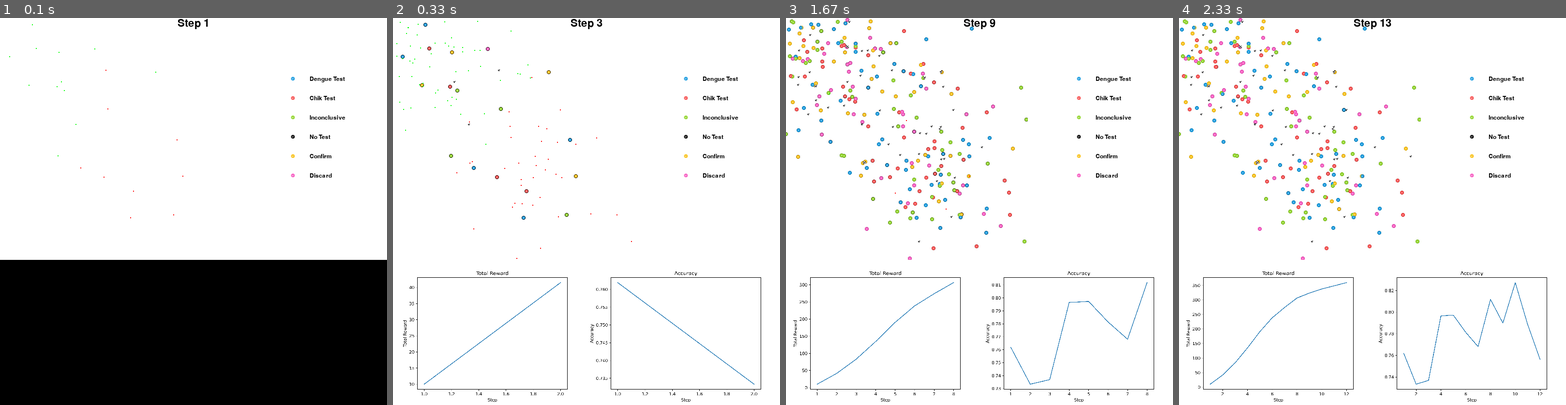
Above: before the commit, frames 1-4 (left to right).
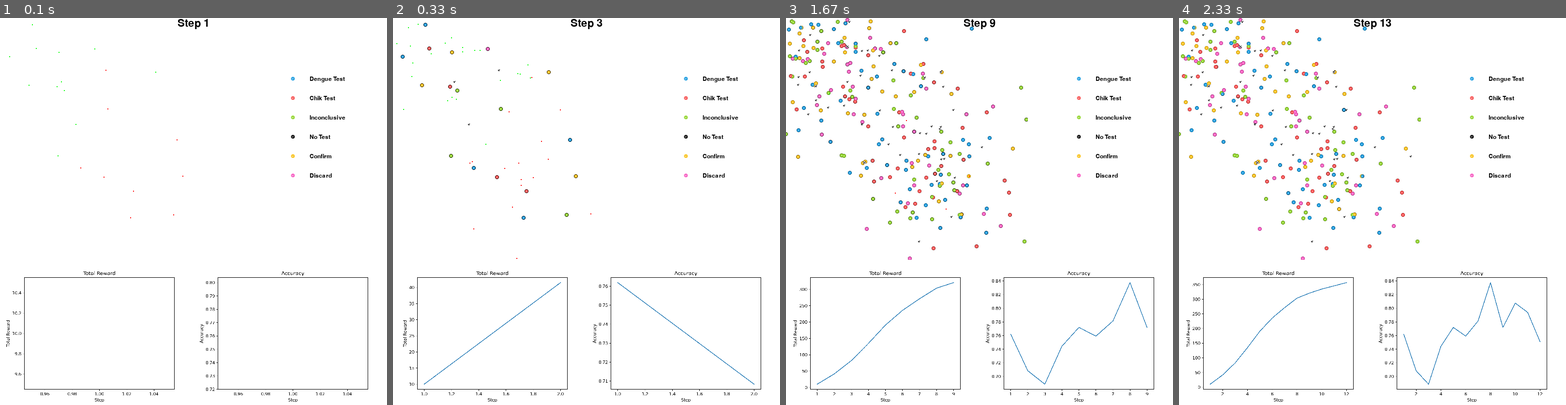
Above: after the commit, the same moments.

Repository: fccoelho/Dengue_Diagnostics
Game: pygame game, started from agents/random/agent_random.py
The game is run twice, just before and just after one commit, with the same random seed, the same clock (stepped at 60 frames per second) and the same inputs.
Inputs:
- Up to frame 1 (0.1 s): no input
- Up to frame 2 (0.33 s): no input
- Up to frame 3 (1.67 s): no input
- Up to frame 4 (2.33 s): no input

The runs differ from the first frame. In frame 1, 37% of the frame differs, in the area x 0-100%, y 62-100%; in frame 2, 0.1%; in frame 3, 1.2%; in frame 4, 0.9%.

Commit message:
Update Rewards

Diff:
--- a/agents/deepq/files/train.py
+++ b/agents/deepq/files/agent_train.py
@@ -10,19 +10,19 @@
 DEVICE = "cuda" if torch.cuda.is_available() else "cpu"
 LR = 1e-4
 GAMMA = 0.99
-BUFFER_SIZE = 1000
+BUFFER_SIZE = 10
 BATCH_SIZE = 64
-N_STEP = 3
+N_STEP = 1
 TARGET_UPDATE_FREQ = 500
 EPS_TRAIN_START = 1.0
 EPS_TRAIN_FINAL = 0.05
-EPS_TRAIN_DECAY = 10000
+EPS_TRAIN_DECAY = 10
 EPS_TEST = 0.01
 
-NUM_ENVS = 4
-NUM_TEST_ENVS = 4
+NUM_ENVS = 1
+NUM_TEST_ENVS = 1
 EPOCH = 5
-STEP_PER_EPOCH = 1000
+STEP_PER_EPOCH = 20
 STEP_PER_COLLECT = 10
 UPDATE_PER_STEP = 0.1
 
--- a/agents/deepq/files/watch_agent.py
+++ b/agents/deepq/files/watch_agent.py
@@ -10,7 +10,7 @@
 from fcn_network import DengueNet
 
 # --- Configurações ---
-POLICY_PATH = "dqn_dengue_policy2.pth"
+POLICY_PATH = "dqn_dengue_policy.pth"
 DEVICE = "cuda" if torch.cuda.is_available() else "cpu"
 RENDER_FPS = 10  # Quantos "passos" do agente por segundo
 
@@ -108,6 +108,11 @@
             result = policy(batch)
             action = result.act[0].item()  # Pega a ação (como int)
 
+            # print("______________________________")
+            # print()
+            # print(action)
+            # print()
+            # print("______________________________")
             # 3. Executa a ação no ambiente
             obs, reward, terminated, truncated, info = env.step(action)
 
--- a/dengue_envs/envs/dengue_diagnostics.py
+++ b/dengue_envs/envs/dengue_diagnostics.py
@@ -125,6 +125,7 @@
         self.obs_cases = self._apply_clinical_uncertainty()  # Observed cases (after applying uncertainty)
         self.cases_t = self.obs_cases[self.obs_cases.t == self.t]  # Cases at time t
         self.cases_t = tuple((c.x, c.y, c.disease) for c in self.cases_t.itertuples())
+        self.obs_cases["agent_diagnosis"] = self.obs_cases["disease"]
 
         self.testd = []
         self.testc = []
@@ -278,52 +279,65 @@
             if a[1] == 5:
                 reward -= 1
 
-
         self.total_reward += reward
         self.individual_rewards.append(rewards)
         return reward
 
     def calc_accuracy(self, true, estimated):
         """
-        Calculate the accuracy of the estimated cases
-        """
-
-        tpd = 0  # True positive dengue
-        fpd = 0  # False positive dengue
-        tnd = 0  # True negative dengue
-        fnd = 0  # False negative dengue
-        tpc = 0  # True positive chik
-        fpc = 0  # False positive chik
-        tnc = 0  # True negative chik
-        fnc = 0  # False negative chik
+        Calcula a acurácia (média da acurácia de Dengue e Chik).
+        """
+
+        print(true)
+        print(estimated)
+
+        tpd, fpd, tnd, fnd = 0, 0, 0, 0  # Contadores para Dengue
+        tpc, fpc, tnc, fnc = 0, 0, 0, 0  # Contadores para Chikungunya
+
+        # Se não houver dados, não há o que calcular.
+        if len(true) == 0:
+            self.accuracy.append(0.0)
+            return 0.0
+
         for t, e in zip(true, estimated):
-            if t['disease'] == 0:
-                if e[2] == 0:
-                    tpd += 1
-                    tnc += 1
-                else:
-                    fnd += 1
-                    fpc += 1
-            if t['disease'] == 1:
-                if e[2] == 1:
-                    tpc += 1
-                    tnd += 1
-                else:
-                    fnc += 1
-                    fpd += 1
-
-        # true_numdengue = len([c for c in true if c["disease"] == 0])
-        # estimated_numdengue = len([c for c in estimated if c[2] == 0])
-        # true_chik = len([c for c in true if c["disease"] == 1])
-        # estimated_chik = len([c for c in estimated if c[2] == 1])
-
-        accuracy_dengue = (tpd + tnd) / (tpd + tnd + fpd + fnd)
-        accuracy_chik = (tpc + tnc) / (tpc + tnc + fpc + fnc)
+            true_label = t['disease']
+            est_label = e[2]
+
+            is_dengue = (true_label == 0)
+            predicted_dengue = (est_label == 0)
+
+            if is_dengue and predicted_dengue:
+                tpd += 1  # Verdadeiro Positivo Dengue
+            elif is_dengue and not predicted_dengue:
+                fnd += 1  # Falso Negativo Dengue (Real: Dengue, Pred: Chik/Outro)
+            elif not is_dengue and predicted_dengue:
+                fpd += 1  # Falso Positivo Dengue (Real: Chik/Outro, Pred: Dengue)
+            elif not is_dengue and not predicted_dengue:
+                tnd += 1  # Verdadeiro Negativo Dengue (Real: Chik/Outro, Pred: Chik/Outro)
+
+            is_chik = (true_label == 1)
+            predicted_chik = (est_label == 1)
+
+            if is_chik and predicted_chik:
+                tpc += 1  # Verdadeiro Positivo Chik
+            elif is_chik and not predicted_chik:
+                fnc += 1  # Falso Negativo Chik (Real: Chik, Pred: Dengue/Outro)
+            elif not is_chik and predicted_chik:
+                fpc += 1  # Falso Positivo Chik (Real: Dengue/Outro, Pred: Chik)
+            elif not is_chik and not predicted_chik:
+                tnc += 1  # Verdadeiro Negativo Chik (Real: Dengue/Outro, Pred: Dengue/Outro)
+
+        total_cases = len(true)
+
+        accuracy_dengue = (tpd + tnd) / total_cases
+        accuracy_chik = (tpc + tnc) / total_cases
 
         mean_accuracy = (accuracy_dengue + accuracy_chik) / 2
 
-        # accuracy = (true_numdengue - estimated_numdengue) + (true_chik - estimated_chik) / len(true)
         self.accuracy.append(mean_accuracy)
+
+        # print(f"Accuracy: {mean_accuracy}")
+
         return mean_accuracy
 
     def _get_info(self):
@@ -369,12 +383,33 @@
             return 2
 
     def _update_case_status(self, action, index, result):
-        if action == 0:
+        """
+        Atualiza o status do caso e o diagnóstico do agente com base
+        nos resultados dos testes.
+        """
+        if action == 0:  # Teste de Dengue
             self.obs_cases.loc[index, "testd"] = result
-        elif action == 1:
+            if result == 2:  # Positivo para Dengue
+                self.obs_cases.loc[index, "agent_diagnosis"] = 0
+            elif result == 1:  # Negativo para Dengue
+                # Se não é Dengue e a estimativa era Dengue, vira Chik
+                if self.obs_cases.loc[index, "agent_diagnosis"] == 0:
+                    self.obs_cases.loc[index, "agent_diagnosis"] = 1
+            # Se for 3 (Inconclusivo), o agent_diagnosis não muda
+
+        elif action == 1:  # Teste de Chik
             self.obs_cases.loc[index, "testc"] = result
-        elif action == 2:
+            if result == 2:  # Positivo para Chik
+                self.obs_cases.loc[index, "agent_diagnosis"] = 1
+            elif result == 1:  # Negativo para Chik
+                # Se não é Chik e a estimativa era Chik, vira Dengue
+                if self.obs_cases.loc[index, "agent_diagnosis"] == 1:
+                    self.obs_cases.loc[index, "agent_diagnosis"] = 0
+            # Se for 3 (Inconclusivo), o agent_diagnosis não muda
+
+        elif action == 2:  # Epi confirm
             self.obs_cases.loc[index, "epiconf"] = result
+            # Esta ação não altera o 'agent_diagnosis'
 
     def _epi_confirm(self, case):
         """
@@ -408,6 +443,7 @@
 
         self.cases = self.world.get_series_up_to_t(0)
         self.obs_cases = self._apply_clinical_uncertainty()
+        self.obs_cases["agent_diagnosis"] = self.obs_cases["disease"]
         self.cases_t = self.obs_cases[self.obs_cases.t == self.t]
         self.cases_t = tuple((c.x, c.y, c.disease) for c in self.cases_t.itertuples())
 
@@ -438,60 +474,63 @@
         # get the current true state
         self.cases = self.world.get_series_up_to_t(self.t)
         self.obs_cases = self._apply_clinical_uncertainty()
+        self.obs_cases["agent_diagnosis"] = self.obs_cases["disease"]
         self.cases_t = self.cases[self.cases.t == self.t]
         self.cases_t = tuple((c.x, c.y, c.disease) for c in self.cases_t.itertuples())
-        observation = self._get_obs()
-
         # apply the actions
-        for a, o in zip(action, observation):
-            if a[1] == 0:  # Dengue test
-                self.testd.append((a[0], self._dengue_lab_test(a)))
-                self._update_case_status(0, a[0], self._dengue_lab_test(a))
-            elif self.obs[o] == 1:  # Chik test
-                self.testc.append((a[0], self._chik_lab_test(a)))
-                self._update_case_status(1, a[0], self._chik_lab_test(a))
-            elif self.obs[o] == 2:  # Epi confirm
+        for case_id, action_id in action:
+            if action_id == 0:  # Teste de Dengue
+                test_result = self._dengue_lab_test((case_id, action_id))
+                self.testd.append((case_id, test_result))
+                self._update_case_status(0, case_id, test_result)
+            elif action_id == 1:  # Teste de Chik
+                test_result = self._chik_lab_test((case_id, action_id))
+                self.testc.append((case_id, test_result))
+                self._update_case_status(1, case_id, test_result)
+            elif action_id == 2:  # Epi confirm
+                self._update_case_status(2, case_id, 1)
+            elif action_id == 3:  # Do nothing
+                # O agent_diagnosis permanece como o palpite clínico
                 pass
-                # self.epiconf.append(self._epi_confirm(a))
-                # self.tcase.append(
-                #     [
-                #         self.t,
-                #         0
-                #         if not observation["clinical_diagnostic"]
-                #         else observation["clinical_diagnostic"][-1],
-                #     ]
-                # )
-            elif self.obs[o] == 3:  # Do nothing
-                pass
-            elif self.obs[o] == 4:  # Confirm
+            elif action_id == 4:  # Confirm
+                # Ação decisiva: O agente confirma o 'agent_diagnosis' atual.
                 self.final.append(1)
-            elif self.obs[o] == 5:  # Discard
+            elif action_id == 5:  # Discard
+                self.obs_cases.loc[case_id, "agent_diagnosis"] = 2  # Vira Dengue
                 self.final.append(0)
 
-        self.calc_accuracy(self.cases.to_dict(orient="records"), observation["clinical_diagnostic"])
-
-        self.accuracy_plot = lineplot(
-            range(1, self.t + 1), self.accuracy, "Step", "Accuracy", "Accuracy", "plot2"
-        )
-
-        self.update_sprites(action) if self.render_mode == "human" else None
-
-        # An episode is done if timestep is greter than 120
+        estimated_for_accuracy = tuple(
+            (c.x, c.y, c.agent_diagnosis)
+            for c in self.obs_cases.itertuples()
+        )
+
+        true_cases = self.cases.to_dict(orient="records")
+
+        self.calc_accuracy(true_cases, estimated_for_accuracy)
+
         terminated = self.t >= self.epilength + 60
         reward = self._calc_reward(
             self.cases.to_dict(orient="records"),
-            observation["clinical_diagnostic"],
+            estimated_for_accuracy,
             action,
         )
-
         print(f"Reward: {reward} \t Total Reward: {self.total_reward}", end="\r")
+
         self.rewards.append(self.total_reward)
-        self.total_reward_plot = lineplot(
-            range(1, self.t + 1), self.rewards, "Step", "Total Reward", "Total Reward", "plot1"
-        )
 
         if self.render_mode == "human":
-            self.render()
+            self._create_sprites()
+
+            self.update_sprites(action)
+
+            self.accuracy_plot = lineplot(
+                range(1, self.t + 1), self.accuracy, "Step", "Accuracy", "Accuracy", "plot2"
+            )
+
+            self.total_reward_plot = lineplot(
+                range(1, self.t + 1), self.rewards, "Step", "Total Reward", "Total Reward", "plot1"
+            )
+
             self.plot_surface1.blit(
                 pygame.transform.scale(
                     pygame.image.load(self.total_reward_plot, "PNG"), self.plot_surface1.get_rect().size
@@ -506,12 +545,13 @@
                 (0, 0),
             )
 
+            self.render()
+
         # Update the timestep
         self.t += 1
         self.dmap, self.cmap = self.world.get_maps_up_to_t(self.t)
         self.cases = self.world.get_series_up_to_t(self.t)
         self.obs_cases = self._apply_clinical_uncertainty()
-        # get the next observation
         observation = self._get_obs()
         info = self._get_info()
         return observation, reward, terminated, False, info
@@ -532,7 +572,7 @@
         """
         Render the environment with a legend on the right side
         """
-        self._create_sprites()
+
         self.dengue_group.draw(self.world_surface)
         self.chik_group.draw(self.world_surface)
 
@@ -548,6 +588,7 @@
             (int((self.screen.get_width() - timestep_display.get_width()) / 2), 0),
         )
 
+        # Blit as superfícies que já foram preparadas no step()
         self.screen.blit(
             self.plot_surface1, (0, 500), special_flags=pygame.BLEND_ALPHA_SDL2
         )
@@ -582,7 +623,7 @@
 
             # Load the image
             image = pygame.image.load(os.path.join(os.path.dirname(__file__), image_file)).convert_alpha()
-            image= pygame.transform.scale(image, (10, 10))
+            image = pygame.transform.scale(image, (10, 10))
             self.screen.blit(image, (legend_x, legend_y))
 
             # Render the description text
--- /dev/null
+++ b/poetry.toml
@@ -0,0 +1,2 @@
+[virtualenvs]
+in-project = true
--- a/pyproject.toml
+++ b/pyproject.toml
@@ -14,15 +14,23 @@
 scipy = "^1.11.2"
 matplotlib = "^3.7.2"
 pandas = "^2.1.1"
-torch = "^2.1.0"
 tensorboard = "^2.15.1"
 tqdm = "^4.66.1"
 notebook = "^7.3.2"
+torch = { version = "*", source = "pytorch_cu130" }
+torchvision = { version = "*", source = "pytorch_cu130" }
+torchaudio = { version = "*", source = "pytorch_cu130" }
+tianshou = "^2.0.0b2"
 
 [tool.poetry.group.dev.dependencies]
 pytest = "^7.4.1"
 ipykernel = "^6.25.2"
 
+[[tool.poetry.source]]
+name = "pytorch_cu130"
+url = "https://download.pytorch.org/whl/cu130"
+priority = "explicit"
+
 [build-system]
 requires = ["poetry-core"]
 build-backend = "poetry.core.masonry.api"
Not shown, changed: agents/deepq/files/test_train.ipynb
Not shown, changed: poetry.lock
